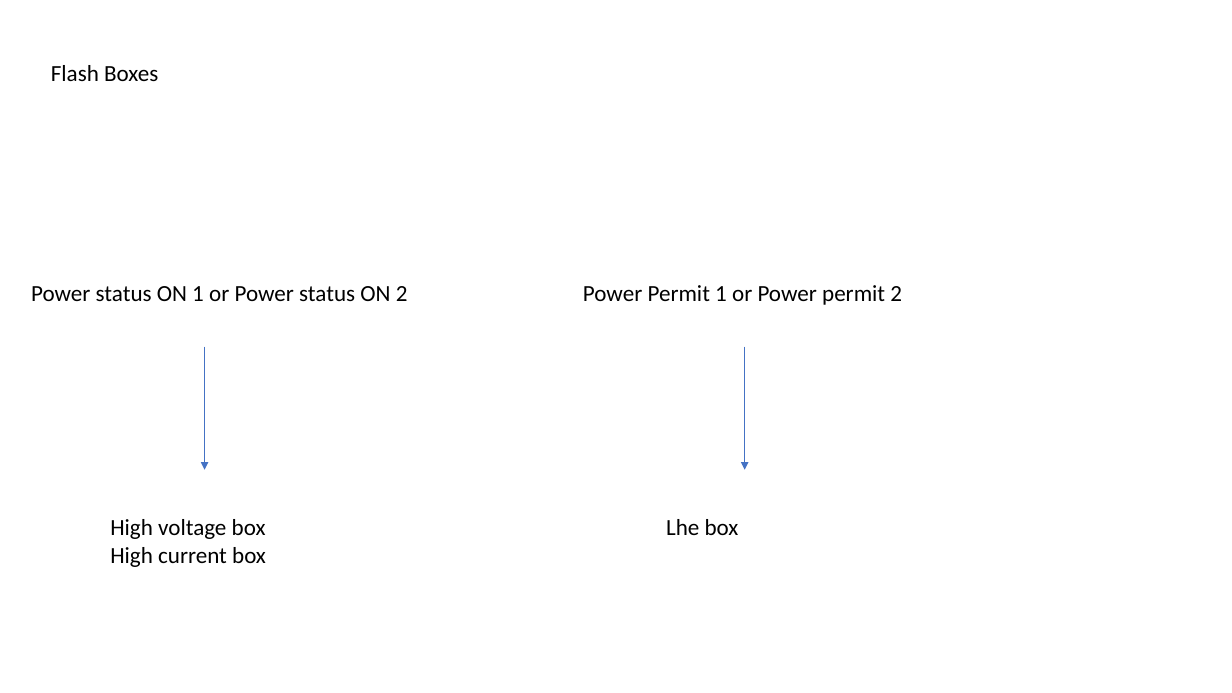
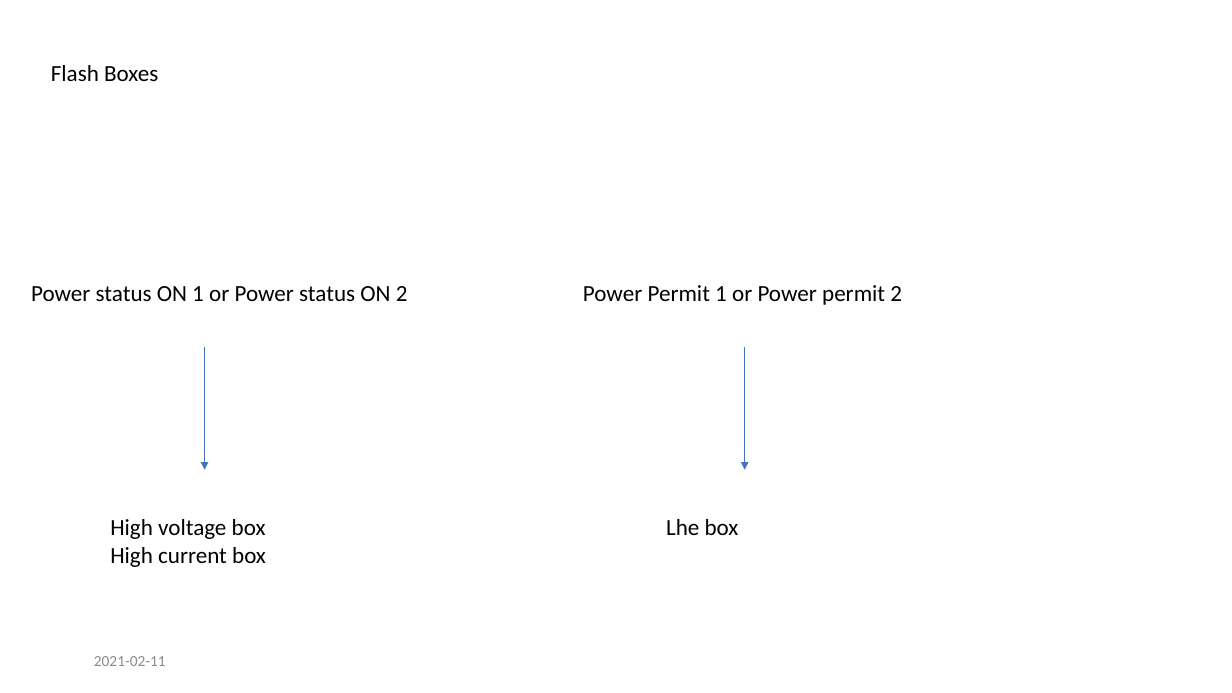
Before and after one commit to freia-lab/e3-maglps, a slide deck: slide 2 of doc/Logic_v2.pptx. Drawn at 1232x693 pixels with LibreOffice and Linux fonts; fonts in the diff are those of the drawing. Boxes give left, top, right and bottom in pixels: in the first picture for what was removed or moved away, otherwise in the second. Text is boxed around its words. In the diff, an @@ line names an element or a change of style, - is before the commit and + after.

```diff
--- a/doc/Logic_v2.pptx
+++ b/doc/Logic_v2.pptx
@@ text added at (94, 656, 166, 666), 12 pt, text #8C8C8C @@
+2021-02-11
```
Also in this commit, not shown: 3 other slides changed, 5 other files.
